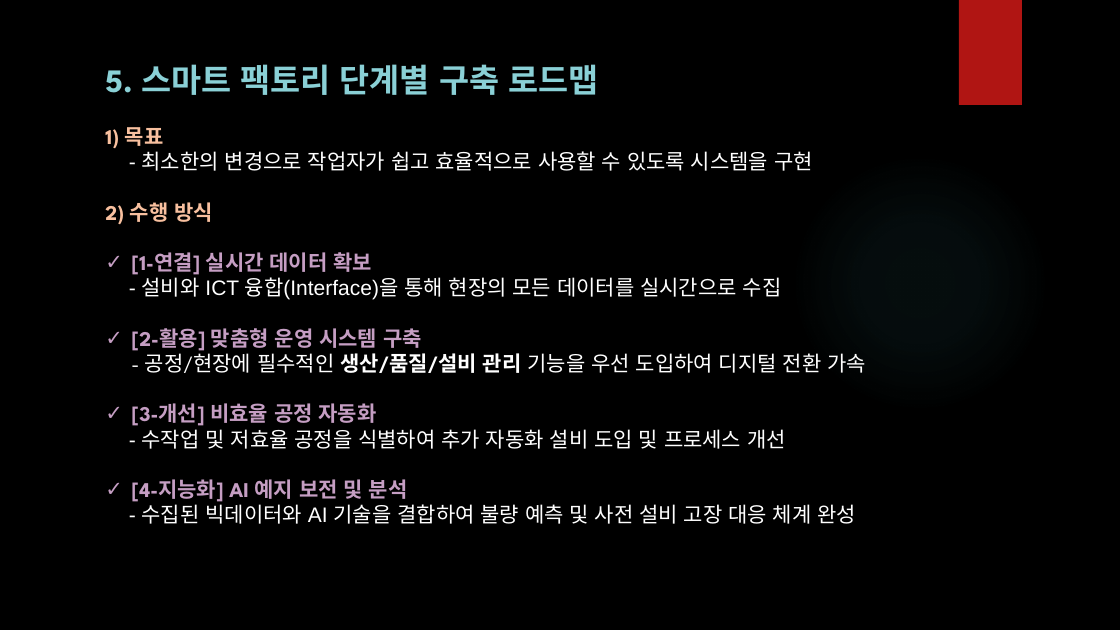
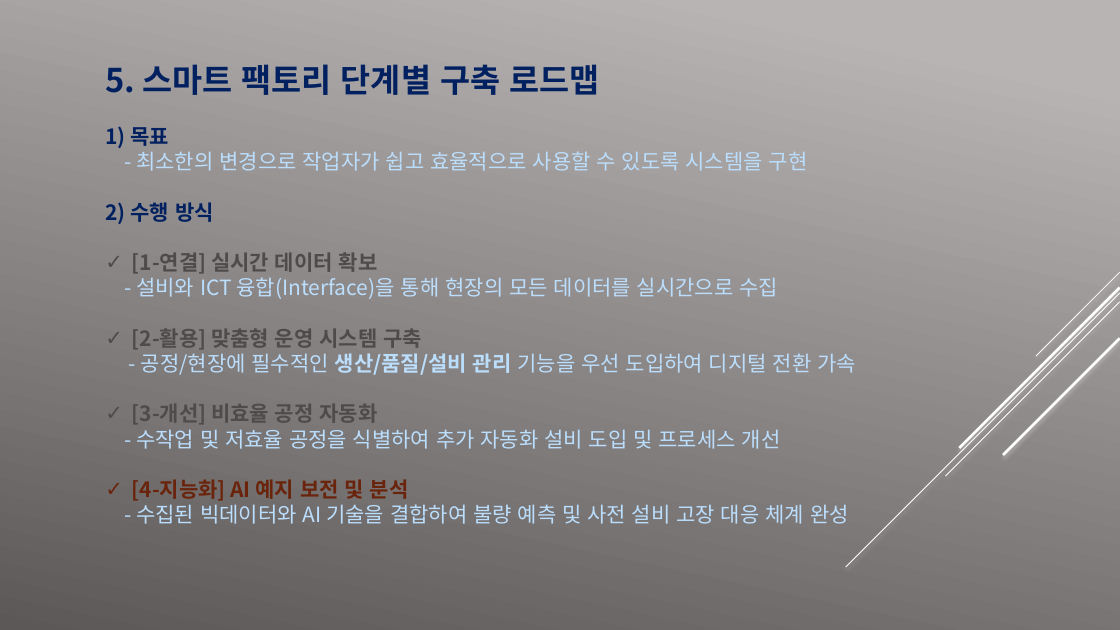
Before and after one commit to easyfw/HK_SmartFactory_Plan, a slide deck: slide 8 of (주)형경산업_스마트 팩토리 개발 및 구현.pptx. Drawn at 1120x630 pixels with LibreOffice and Linux fonts; fonts in the diff are those of the drawing; background and template pictures are left out. Boxes give left, top, right and bottom in pixels: in the first picture for what was removed or moved away, otherwise in the second. Text is boxed around its words. In the diff, an @@ line names an element or a change of style, - is before the commit and + after.

```diff
--- a/(주)형경산업_스마트 팩토리 개발 및 구현.pptx
+++ b/(주)형경산업_스마트 팩토리 개발 및 구현.pptx
@@ background picture (left out) to gradient #B9B5B5 to #5D5858 @@
@@ rectangle removed at [959, 0, 1022, 105] @@
@@ text "5. 스마트 팩토리 단계별 구축 ..." at [105, 64, 856, 524]: font League Spartan to Noto Sans CJK KR in "5. 스마트 팩토리 단계별 구축 로드맵", "1) 목표", "2) 수행 방식", "[1-연결] 실시간 데이터 확보" and 4 more places; text colour #8AD0D6 to #002060 in "5. 스마트 팩토리 단계별 구축 로드맵"; text colour #F8C09F to #002060 in "1) 목표", "2) 수행 방식"; font Arial to Noto Sans CJK KR in "- 최소한의 변경으로 작업자가 쉽고 효율적으로 사용할 ...", "- 설비와 ICT 융합(Interface)을 통해 현장의 모든 ...", "- 수작업 및 저효율 공정을 식별하여 추가 ...", "- 수집된 빅데이터와 AI 기술을 결합하여 불량 ..."; text colour #FFFFFF to #BBDEFD in "- 최소한의 변경으로 작업자가 쉽고 효율적으로 사용할 ...", "- 설비와 ICT 융합(Interface)을 통해 현장의 모든 ...", "- 공정/현장에 필수적인 생산/품질/설비 관리 기능을 우선 ...", "- 수작업 및 저효율 공정을 식별하여 추가 ..." and 1 more places; text colour #C59EC3 to #4F4B4B in "[1-연결] 실시간 데이터 확보", "[2-활용] 맞춤형 운영 시스템 구축", "[3-개선] 비효율 공정 자동화"; text colour #C59EC3 to #69240C in "[4-지능화] AI 예지 보전 및 분석" @@
@@ ellipse removed at [791, 154, 1049, 413] @@
@@ group added at [846, 272, 1120, 567]: 5 lines @@
```
Also in this commit, not shown: 13 other slides changed, 1 other file.
